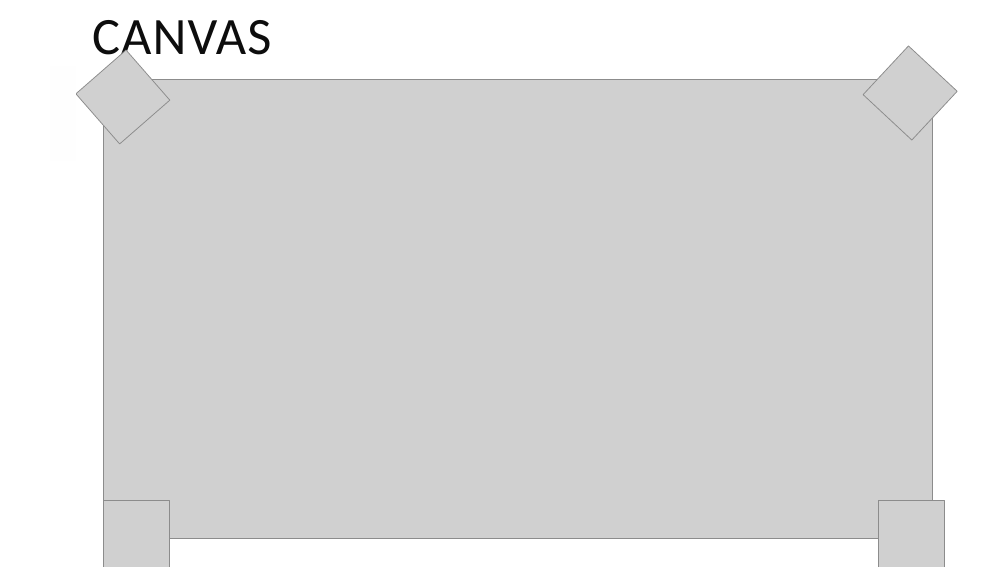
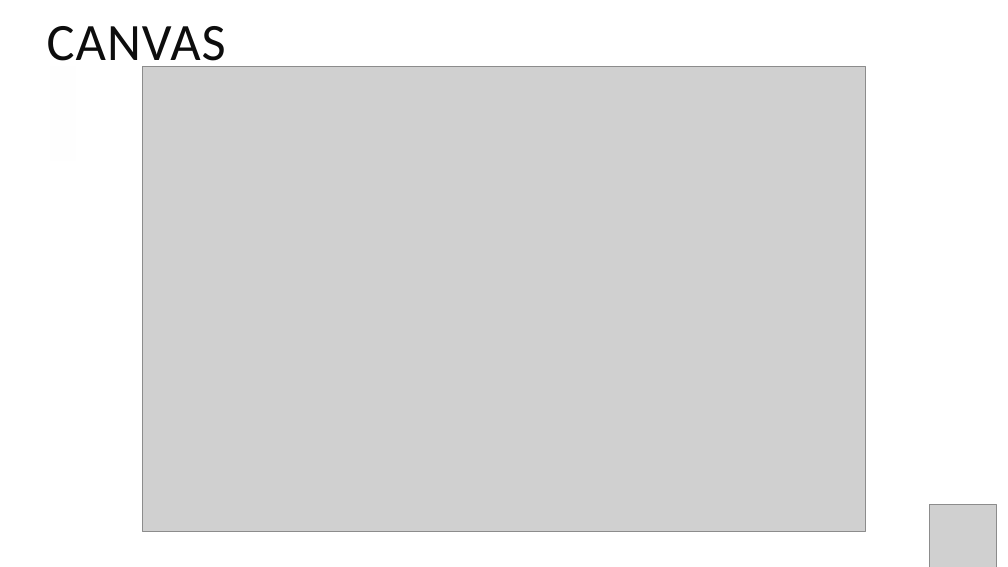
Before and after one commit to viihsales/totem-monitoring, a slide deck: slide 4 of documentacao/apresentacao/totem_Monitoring.pptx. Drawn at 1008x567 pixels with LibreOffice and Linux fonts; fonts in the diff are those of the drawing; grey boxes stand for pictures. Boxes give left, top, right and bottom in pixels: in the first picture for what was removed or moved away, otherwise in the second. Text is boxed around its words. In the diff, an @@ line names an element or a change of style, - is before the commit and + after.

Commit message:
Alterações no ppt e canvas

```diff
--- a/documentacao/apresentacao/totem_Monitoring.pptx
+++ b/documentacao/apresentacao/totem_Monitoring.pptx
@@ title "CANVAS": place and size @@
-title "CANVAS" at box(92, 20, 271, 67)
+title "CANVAS" at box(47, 26, 226, 73)
@@ picture removed at box(76, 50, 169, 144) @@
@@ picture removed at box(863, 46, 957, 140) @@
@@ picture: place and size @@
-picture at box(104, 79, 932, 538)
+picture at box(142, 67, 866, 532)
@@ picture removed at box(104, 501, 170, 567) @@
@@ picture: place and size @@
-picture at box(879, 501, 945, 567)
+picture at box(930, 505, 997, 567)
```
Also in this commit, not shown: 1 other slide changed, 1 slide added, 2 other files.
